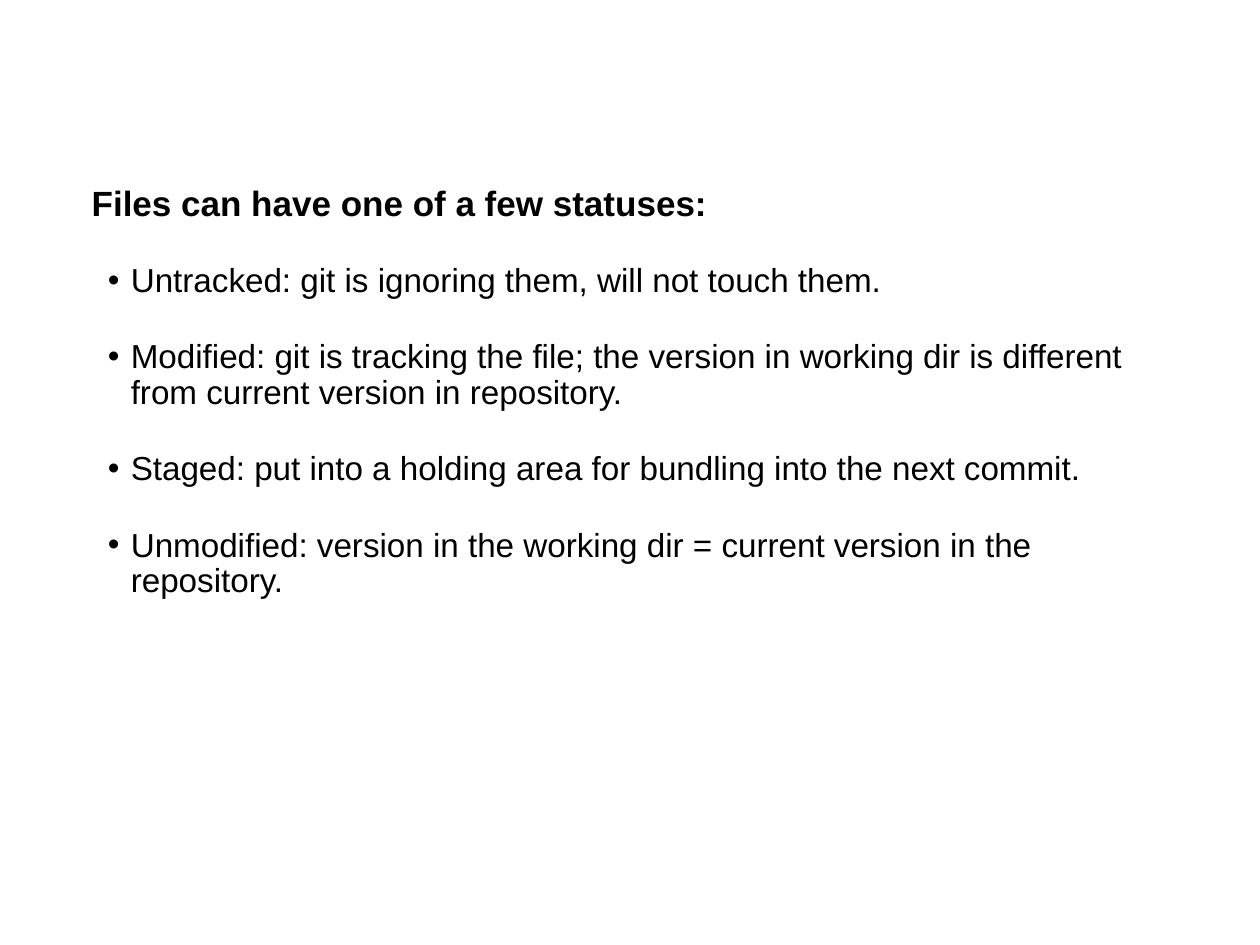
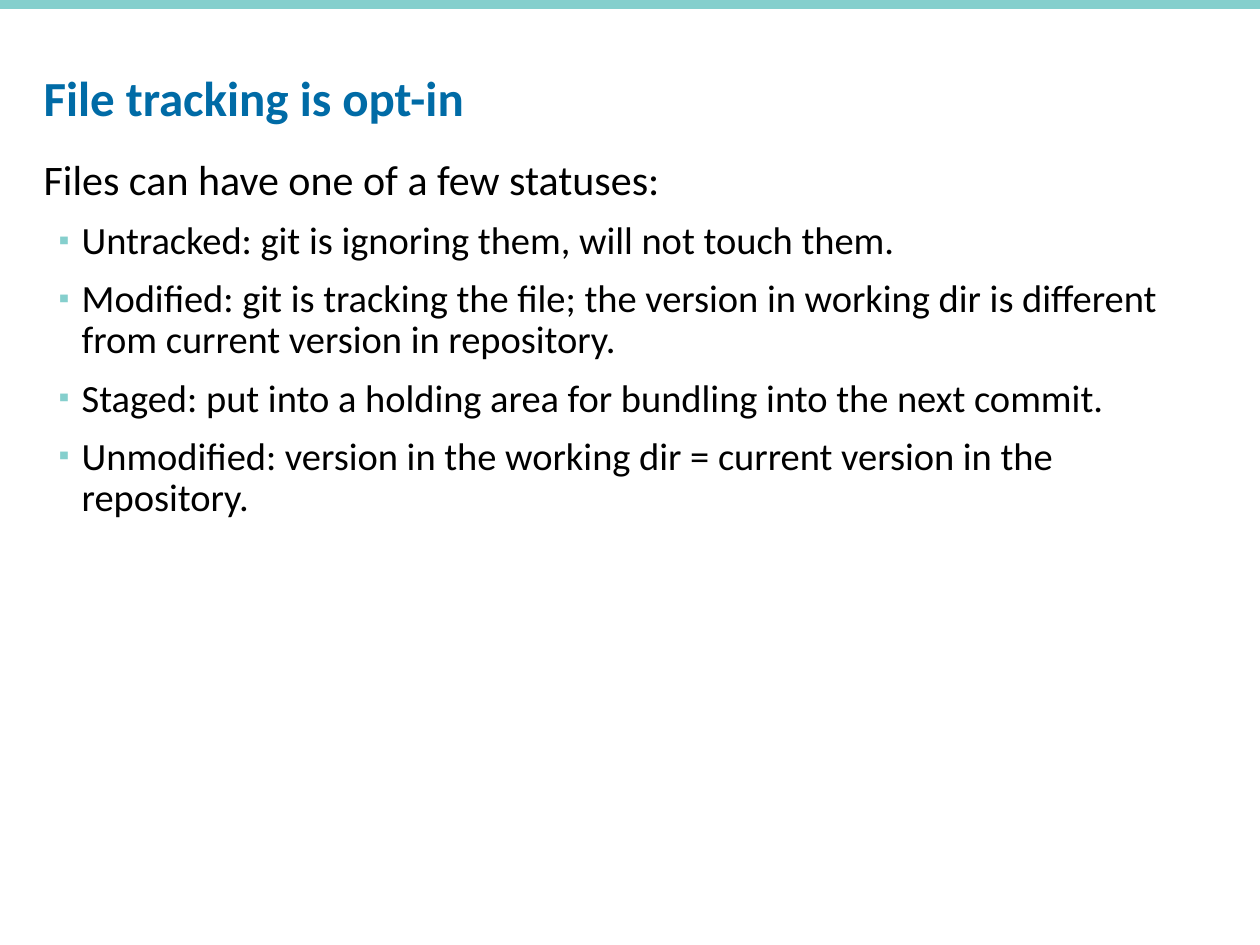
Before and after one commit to rpardee/git_demo, a slide deck: slide 12 of git_for_sas_programmers.pptx (slide 11 before the commit). Drawn at 1260x945 pixels with LibreOffice and Linux fonts; fonts in the diff are those of the drawing; background and template pictures are left out. Boxes give left, top, right and bottom in pixels: in the first picture for what was removed or moved away, otherwise in the second. Text is boxed around its words. In the diff, an @@ line names an element or a change of style, - is before the commit and + after.

```diff
--- a/git_for_sas_programmers.pptx
+++ b/git_for_sas_programmers.pptx
@@ rectangle added at (x1=0, y1=0, x2=1260, y2=9), fill #85CFCD @@
@@ title "File tracking is opt-in" moved from (x1=91, y1=37, x2=882, y2=123) to (x1=44, y1=81, x2=463, y2=125) @@
@@ title "File tracking is opt-in" at (x1=44, y1=81, x2=463, y2=125): size 26 to 28 pt, font Arial to Calibri, text colour #FFFFFF to #006BA6, bold on; line spacing 1 to 0.8 @@
@@ text "Files can have one of ..." moved from (x1=92, y1=190, x2=1121, y2=599) to (x1=44, y1=165, x2=1156, y2=518) @@
@@ text "Files can have one of ..." at (x1=44, y1=165, x2=1156, y2=518): size 20 to 24 pt, bold off in "Files can have one of a few ..."; font Arial to Calibri; size 19 to 22 pt in "Untracked: git is ignoring them, will not ...", "Modified: git is tracking the file; the ...", "Staged: put into a holding area for ...", "Unmodified: version in the working dir = ..."; less space between paragraphs; bullet • to ▪ @@
```
Also in this commit, not shown: 13 other slides changed, 2 slides added, 1 slide removed, 3 other files.
